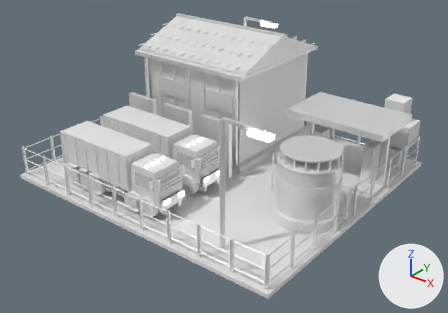
Before and after pictures for a commit that changed the FBX model Assets/Art/KayseriIsland/Models/Copper/Phase2/Fleet_P2.fbx.
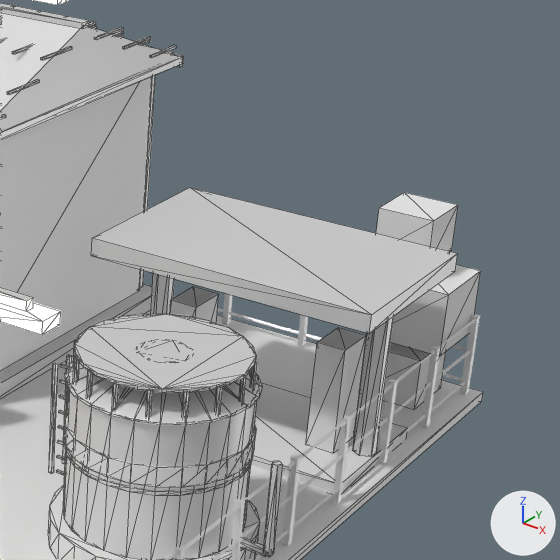
Each version is shown whole from a 50 mm camera at (-11.98, -55.13, 35.0) aimed at (-39.3, -20.98, 13.82), then close up on the part from 57% to 100% of the width and 9% to 71% of the height. The lights are fixed; the arrows at lower right show +X, +Y and +Z. The last two pictures show the newer version. The close-ups show mesh edges as thin lines. Where no turn or scale is listed for an object, it has been applied to the vertices. Vertices at exactly the same position are counted once.

Names of what the first close-up shows: 'Fleet.Crates', 'Fleet.Fence', 'Fleet.FuelIsland', 'Fleet.FuelTank', 'Fleet.Garage', 'Fleet.Lamp1', 'Fleet.Yard' and 1 more.
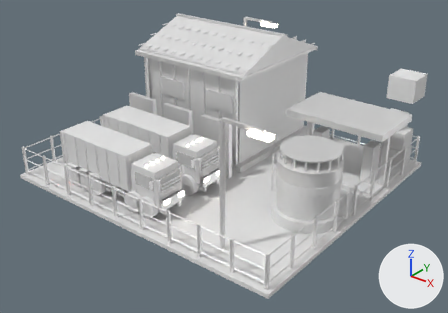
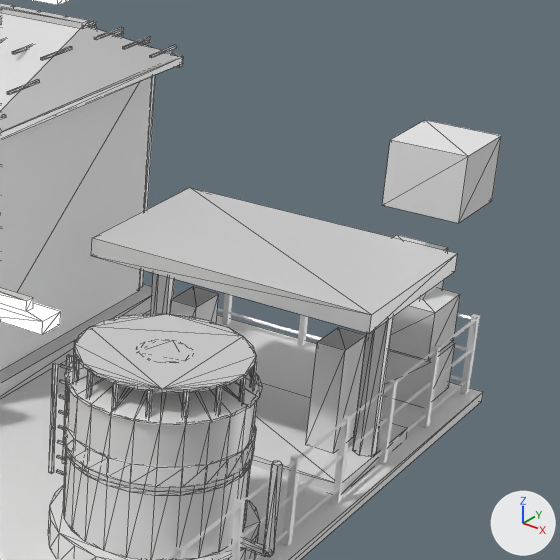
Patch to the scene script:
```diff
--- a/Assets/Art/KayseriIsland/Models/Copper/Phase2/Fleet_P2.fbx.py
+++ b/Assets/Art/KayseriIsland/Models/Copper/Phase2/Fleet_P2.fbx.py
@@ me_fleet_crates_001 @@
 # used by ob_fleet_crates; location = (-30.0, -10.0, 12.16)
-me_fleet_crates_001.from_pydata(...)  # 32 vertices, 48 faces; spans x -1.04..1.48, y -1.34..0.88, z 0.0..5.42
+me_fleet_crates_001.from_pydata(...)  # 32 vertices, 48 faces; spans x -1.21..1.38, y -1.07..1.13, z 0.0..7.48
+# me_fleet_crates_001 part 1: the loose piece of 8 vertices spanning x -0.83..0.95, y -1.3..0.48, z 0.0..1.51 is scaled about its middle by 0.932, then moved by (0.24, 0.22, -0.05)
+# me_fleet_crates_001 part 2: the loose piece of 8 vertices spanning x -0.67..1.48, y -1.34..0.81, z 1.83..3.66 is scaled about its middle by 0.785, then moved by (-0.22, 0.15, -0.59)
+# me_fleet_crates_001 part 3: the loose piece of 8 vertices spanning x -1.04..0.51, y -0.68..0.88, z 2.65..3.97 is moved by (-0.17, 0.24, 0.0)
+# me_fleet_crates_001 part 4: the loose piece of 8 vertices spanning x -1.0..0.6, y -0.84..0.76, z 4.07..5.42 is scaled about its middle by 1.38, then moved by (0.48, 0.07, 1.8)
 me_fleet_crates_001.materials.append(mat_wood_lt)
```

Where the change shows, as pixel boxes [x1, y1, x2, y2] in the close-ups (560 x 560 px; the box of a moved part takes in the faces that stretch with it):
'Fleet.Crates', reshaped: before [359, 192, 481, 409]; after [382, 120, 501, 407]
part 1 of me_fleet_crates_001, moved or reshaped: before [359, 342, 446, 409]; after [384, 342, 455, 407]
part 2 of me_fleet_crates_001, moved or reshaped: before [390, 265, 481, 356]; after [389, 288, 460, 360]
part 3 of me_fleet_crates_001, moved or reshaped (not visible before): after [393, 235, 448, 300]
part 4 of me_fleet_crates_001, moved or reshaped: before [376, 192, 458, 251]; after [382, 120, 501, 223]
